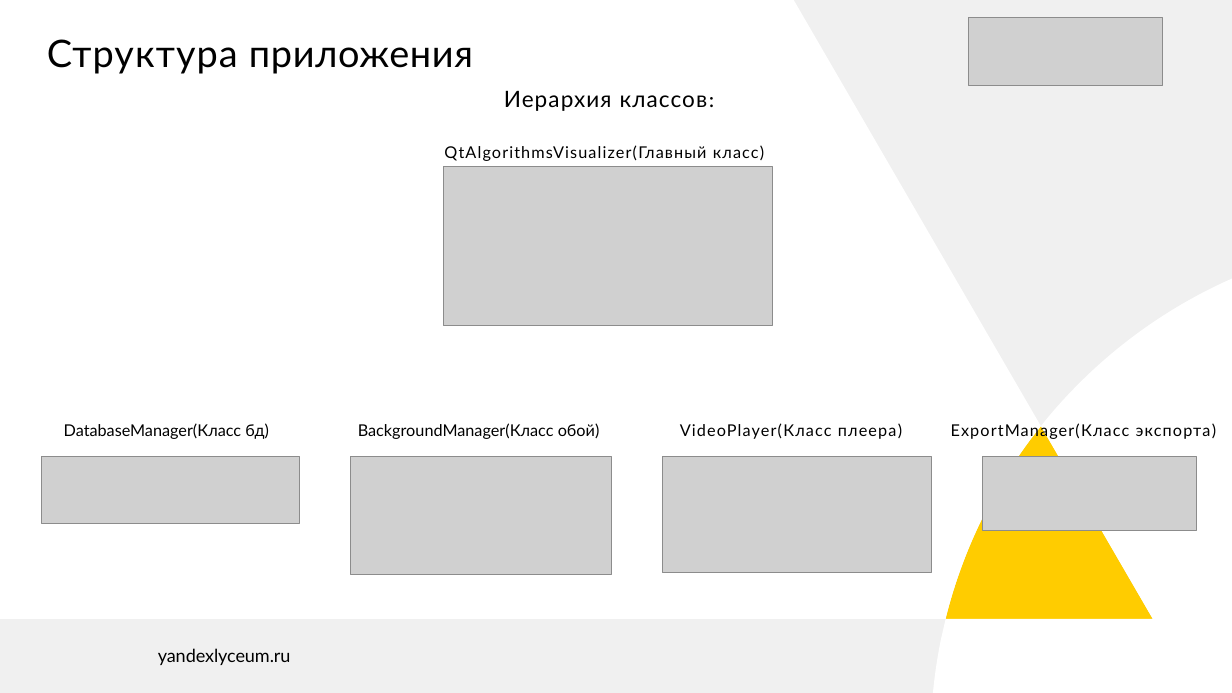
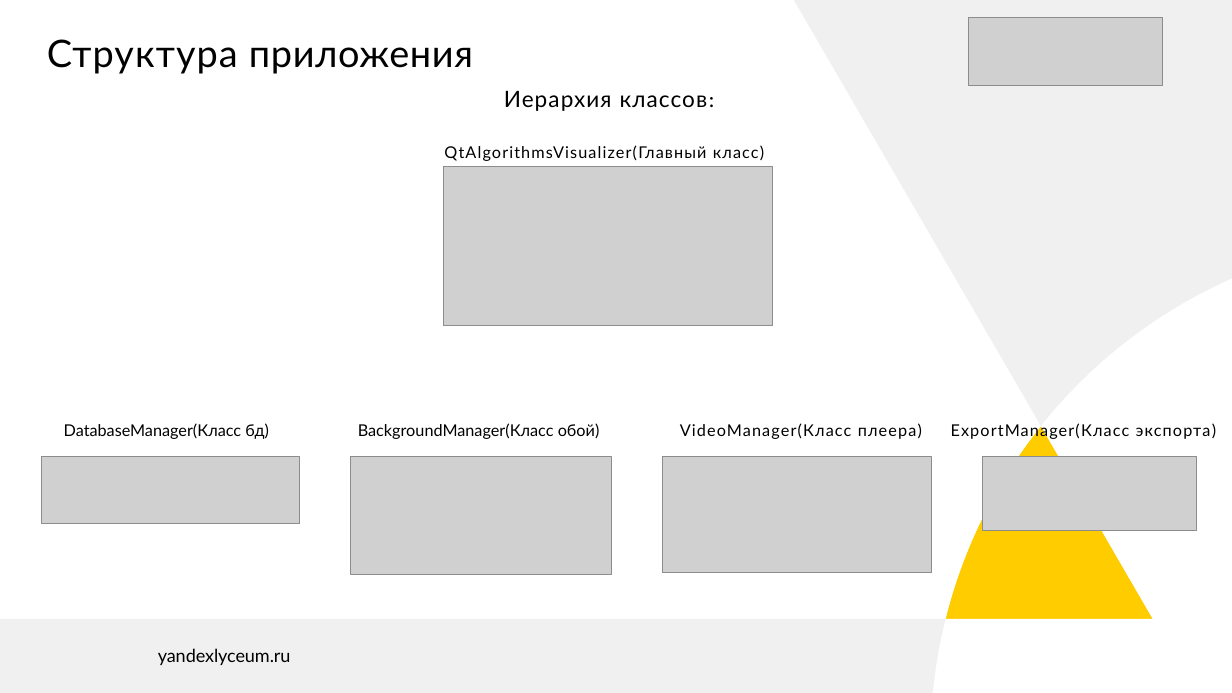
Before and after one commit to RadmirRamazanov/QtAlgorithmsVisualizer, a slide deck: slide 7 of presentation/Presentation.pptx. Drawn at 1232x693 pixels with LibreOffice and Linux fonts; fonts in the diff are those of the drawing; grey boxes stand for pictures. Boxes give left, top, right and bottom in pixels: in the first picture for what was removed or moved away, otherwise in the second. Text is boxed around its words. In the diff, an @@ line names an element or a change of style, - is before the commit and + after.

```diff
--- a/presentation/Presentation.pptx
+++ b/presentation/Presentation.pptx
@@ text at [680, 423, 922, 439]: text changed @@
-VideoPlayer(Класс плеера)
+VideoManager(Класс плеера)
```
Also in this commit, not shown: 2 other slides changed.
